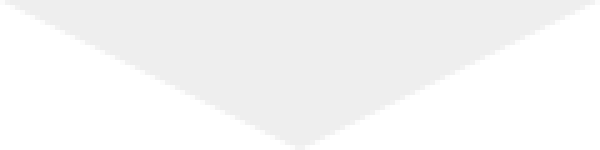
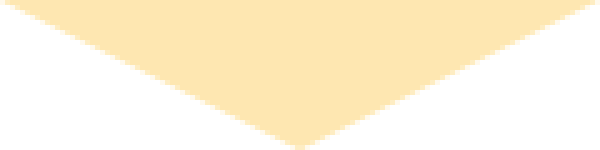
Before/after of a 600×150 layered artwork. What changed in the layer stack:
painted on "Shape 1" over box(0, 0, 600, 150)
